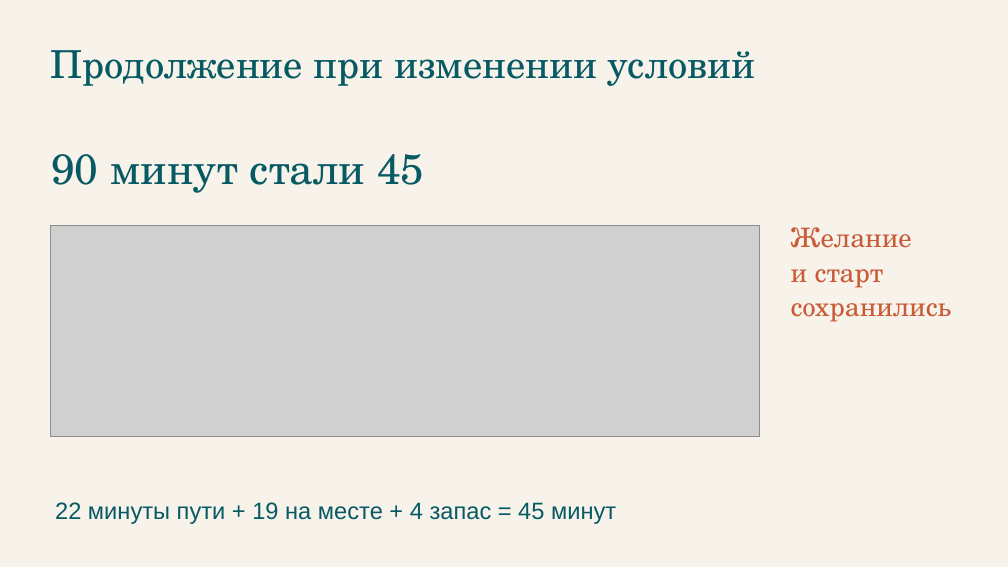
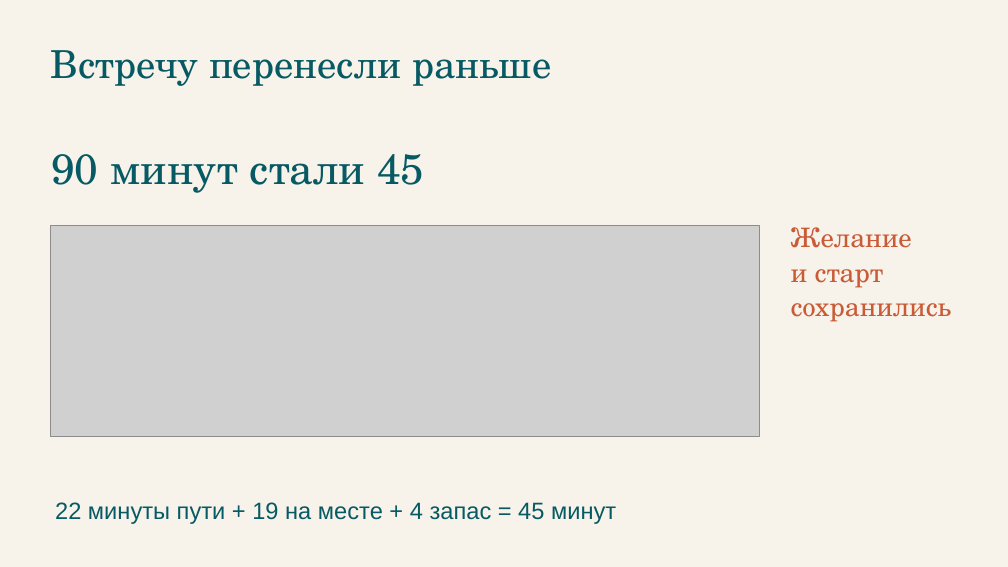
Before and after one commit to gojosatorukz/qadam-astana, a slide deck: slide 5 of qadam-pitch.pptx. Drawn at 1008x567 pixels with LibreOffice and Linux fonts; fonts in the diff are those of the drawing; grey boxes stand for pictures. Boxes give left, top, right and bottom in pixels: in the first picture for what was removed or moved away, otherwise in the second. Text is boxed around its words. In the diff, an @@ line names an element or a change of style, - is before the commit and + after.

```diff
--- a/qadam-pitch.pptx
+++ b/qadam-pitch.pptx
@@ text at (50, 50, 551, 86): text changed @@
-Продолжение при изменении условий
+Встречу перенесли раньше
```
Also in this commit, not shown: 3 other slides changed, 13 other files.
